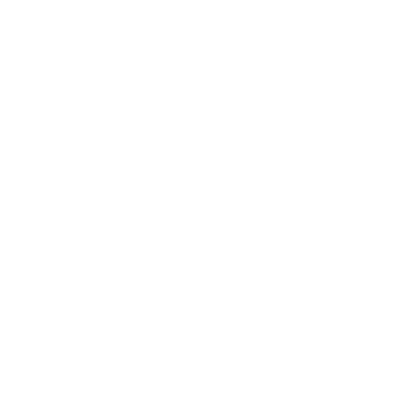
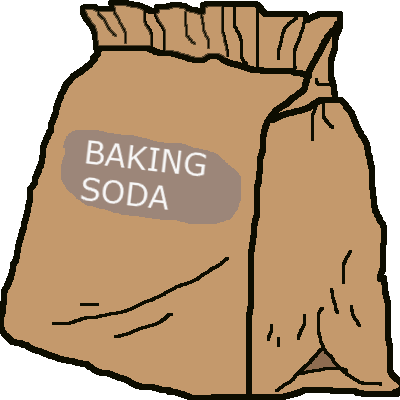
Before/after of a 400×400 layered artwork. What changed in the layer stack:
removed layer "Layer 0" over [left=0, top=0, right=400, bottom=400]
added layer "BAKING SODA" above "BAG" over [left=80, top=140, right=207, bottom=211]
added layer "BAG" over [left=0, top=0, right=400, bottom=400]
